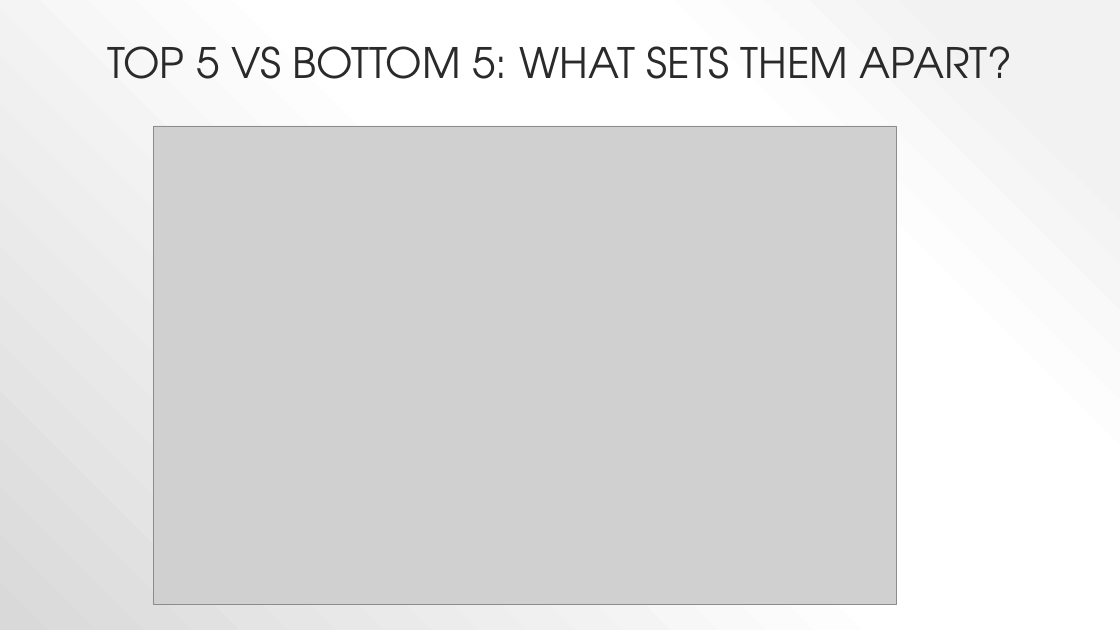
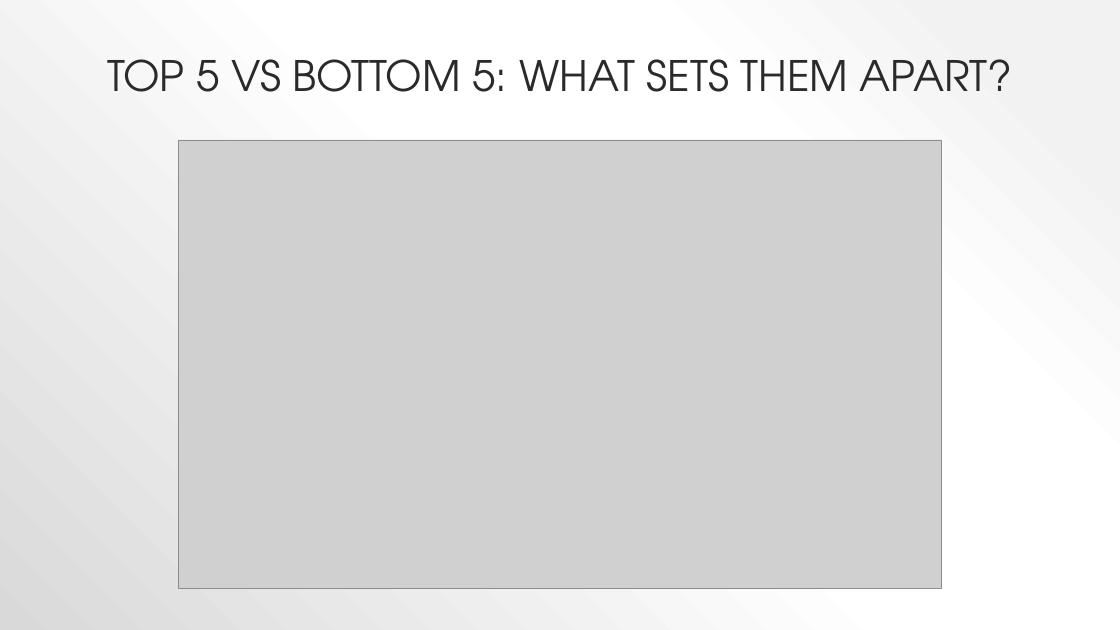
Before and after one commit to bgizzle78/C11_Capstone, a slide deck: slide 11 of presentation/c11_capstone_world_happiness.pptx. Drawn at 1120x630 pixels with LibreOffice and Linux fonts; fonts in the diff are those of the drawing; grey boxes stand for pictures. Boxes give left, top, right and bottom in pixels: in the first picture for what was removed or moved away, otherwise in the second. Text is boxed around its words. In the diff, an @@ line names an element or a change of style, - is before the commit and + after.

```diff
--- a/presentation/c11_capstone_world_happiness.pptx
+++ b/presentation/c11_capstone_world_happiness.pptx
@@ title "TOP 5 VS BOTTOM 5: ...": place and size @@
-title "TOP 5 VS BOTTOM 5: ..." at [107,46,1013,79]
+title "TOP 5 VS BOTTOM 5: ..." at [107,59,1013,92]
@@ picture: place and size @@
-picture at [154,126,896,605]
+picture at [178,140,941,588]
```
Also in this commit, not shown: 3 other slides changed, 16 other files.
